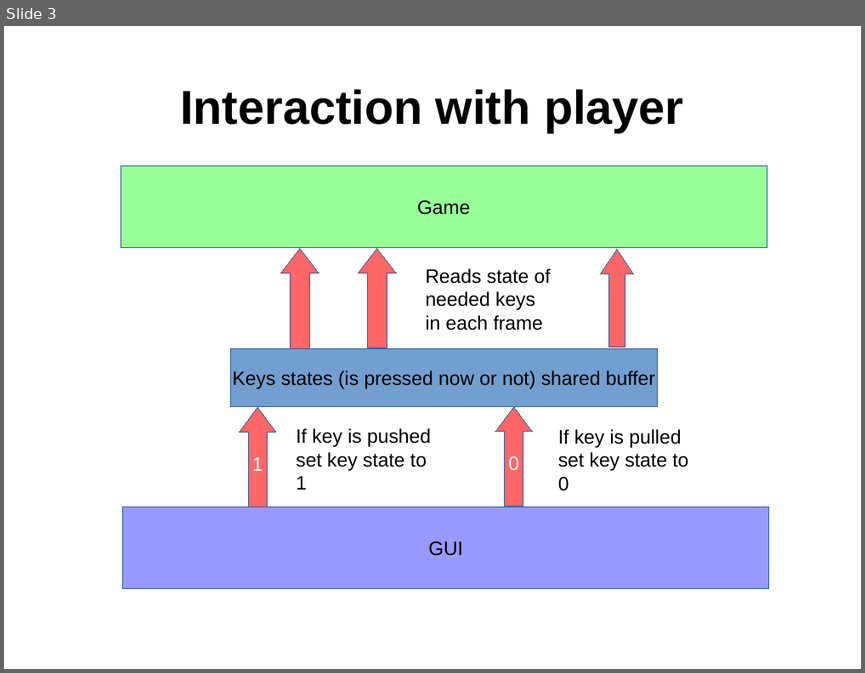
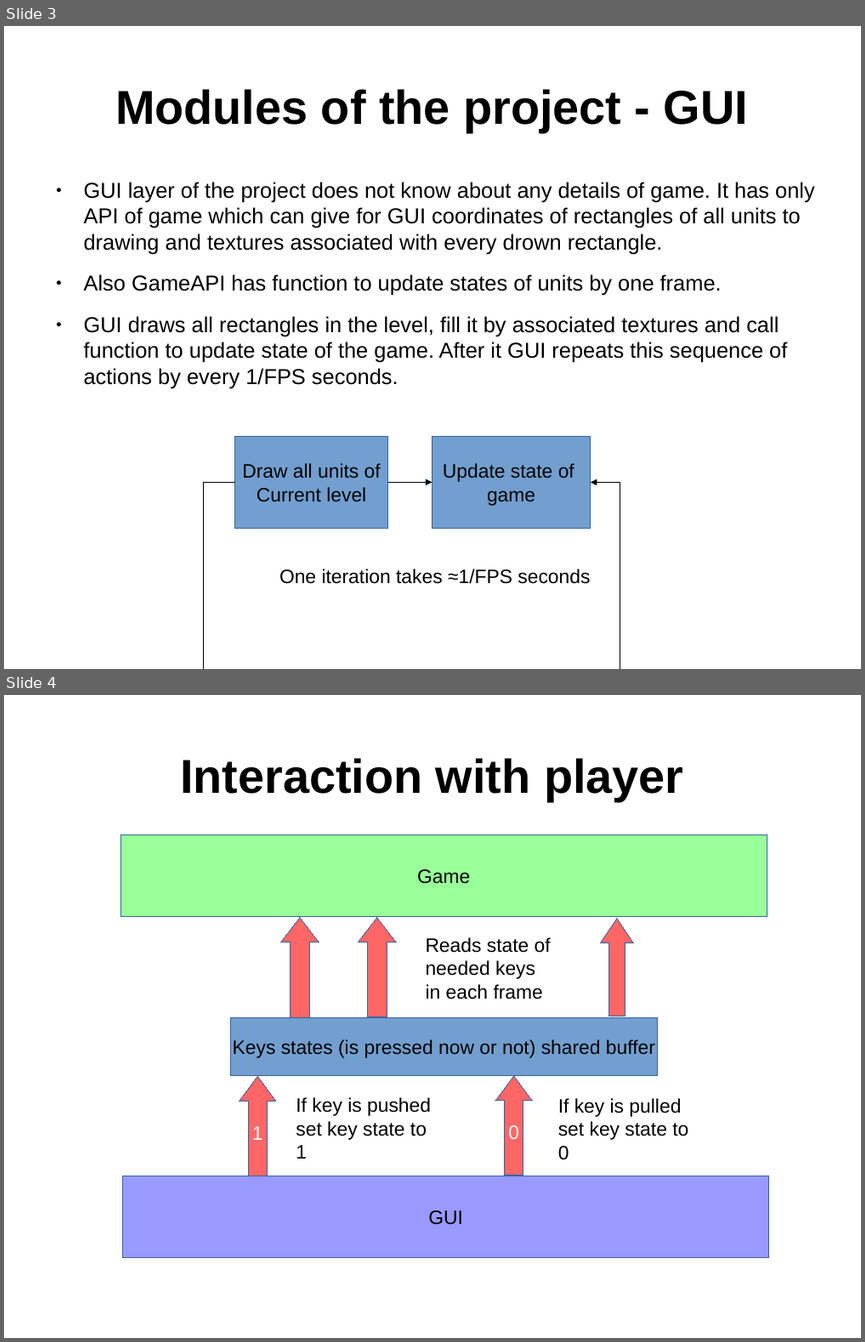
Before and after one commit to Shadasviar/mario, a slide deck: Documentation/Introduction.odp. Shown one above the other, each under a label of ours: slide 3 before the commit, slides 3 and 4 after it. The pictures are 865x673 and 865x1342 pixels, drawn with LibreOffice and Linux fonts; fonts in the diff are those of the drawing. Boxes give left, top, right and bottom in pixels: in the first picture for what was removed or moved away, otherwise in the second. Text is boxed around its words. In the diff, an @@ line names an element or a change of style, - is before the commit and + after.

Commit message:
Update presentation.

```diff
--- a/Documentation/Introduction.odp
+++ b/Documentation/Introduction.odp
@@ slide 3 added at (x1=4, y1=26, x2=861, y2=669), background #FFFFFF @@
@@ title added at (x1=115, y1=89, x2=748, y2=132), 44 pt, text #000000, bold @@
+Modules of the project - GUI
@@ text added at (x1=84, y1=182, x2=815, y2=388), 20 pt, text #000000 @@
+● GUI layer of the project does not know about any details of game. It has only API of game which can give for GUI coordinates of rectangles of all units to drawing and textures associated with every drown rectangle.
+● Also GameAPI has function to update states of units by one frame.
+● GUI draws all rectangles in the level, fill it by associated textures and call function to update state of the game. After it GUI repeats this sequence of actions by every 1/FPS seconds.
@@ rectangle added at (x1=235, y1=437, x2=388, y2=528), fill #729FCF, outline #3465A4 0 pt, 18 pt, text #000000 @@
+Draw all units of
+Current level
@@ rectangle added at (x1=432, y1=437, x2=591, y2=528), fill #729FCF, outline #3465A4 0 pt, 18 pt, text #000000 @@
+Update state of
+game
@@ elbow arrow added from (235, 482) to (590, 482), #000000 0 pt @@
@@ elbow arrow added from (388, 482) to (432, 482), #000000 0 pt @@
@@ text added at (x1=279, y1=568, x2=590, y2=584), 18 pt, text #000000 @@
+One iteration takes ≈1/FPS seconds
@@ what was slide 3 is now slide 4 @@
```
Also in this commit, not shown: 2 other slides added, 2 slides removed, 1 other file.
